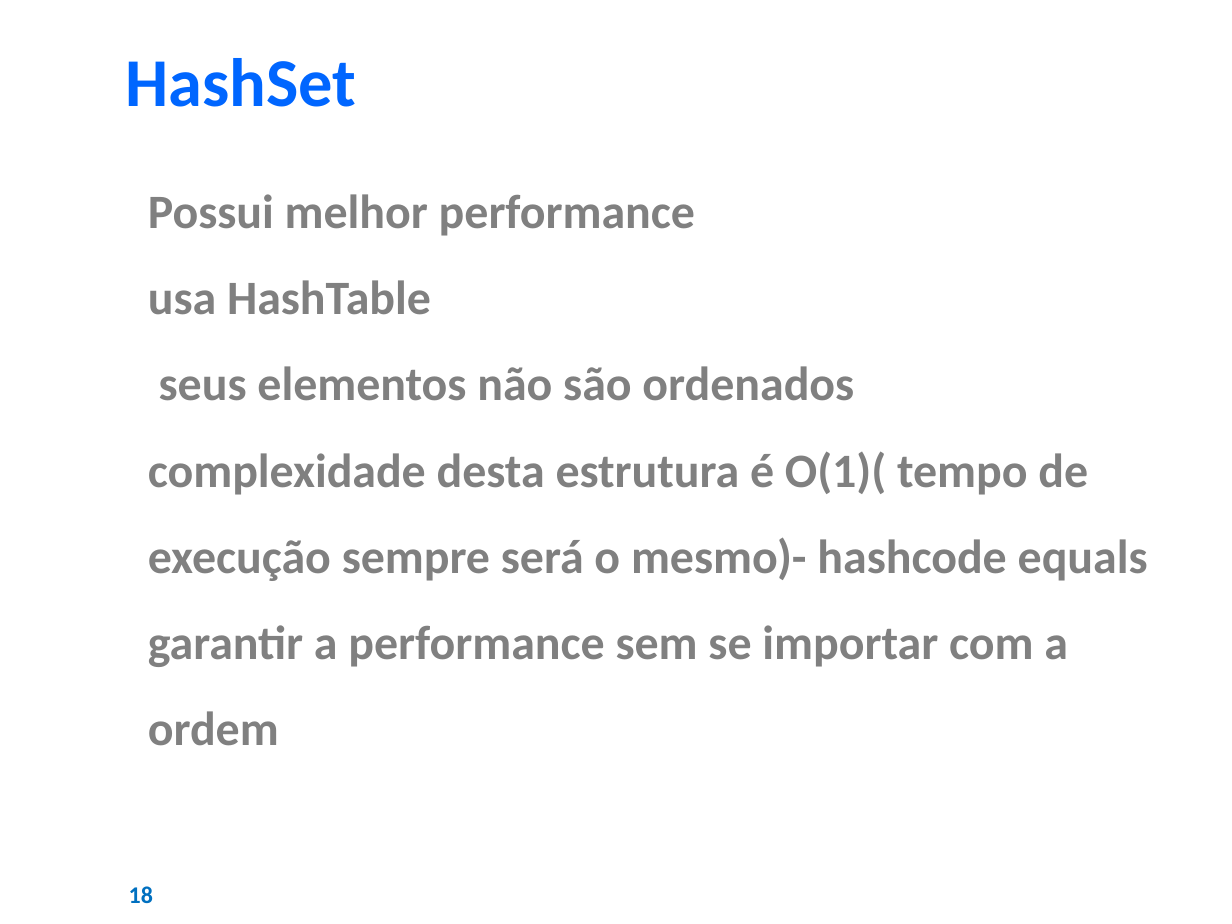
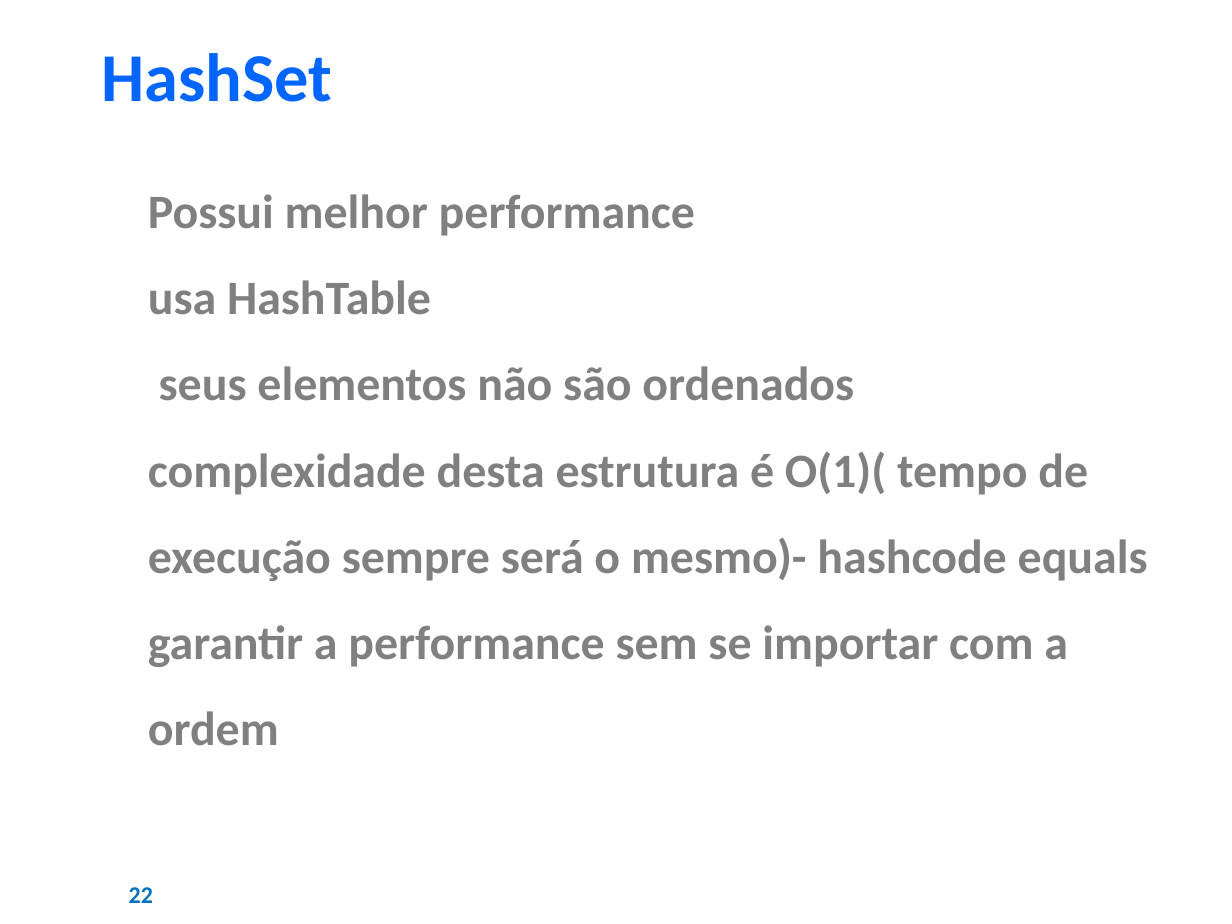
Before and after one commit to AJKFreitas/collections-learning, a slide deck: slide 22 of Estudos - Collections Framework.pptx (slide 18 before the commit). Drawn at 1232x924 pixels with LibreOffice and Linux fonts; fonts in the diff are those of the drawing; background and template pictures are left out. Boxes give left, top, right and bottom in pixels: in the first picture for what was removed or moved away, otherwise in the second. Text is boxed around its words. In the diff, an @@ line names an element or a change of style, - is before the commit and + after.

```diff
--- a/Estudos - Collections Framework.pptx
+++ b/Estudos - Collections Framework.pptx
@@ text "HashSet": place and size @@
-text "HashSet" at <box>126,58,357,107</box>
+text "HashSet" at <box>101,53,332,102</box>
@@ page number at <box>129,887,153,903</box>: text changed @@
-18
+22
```
Also in this commit, not shown: 29 other slides changed, 8 slides added, 3 slides removed, 1 other file.
